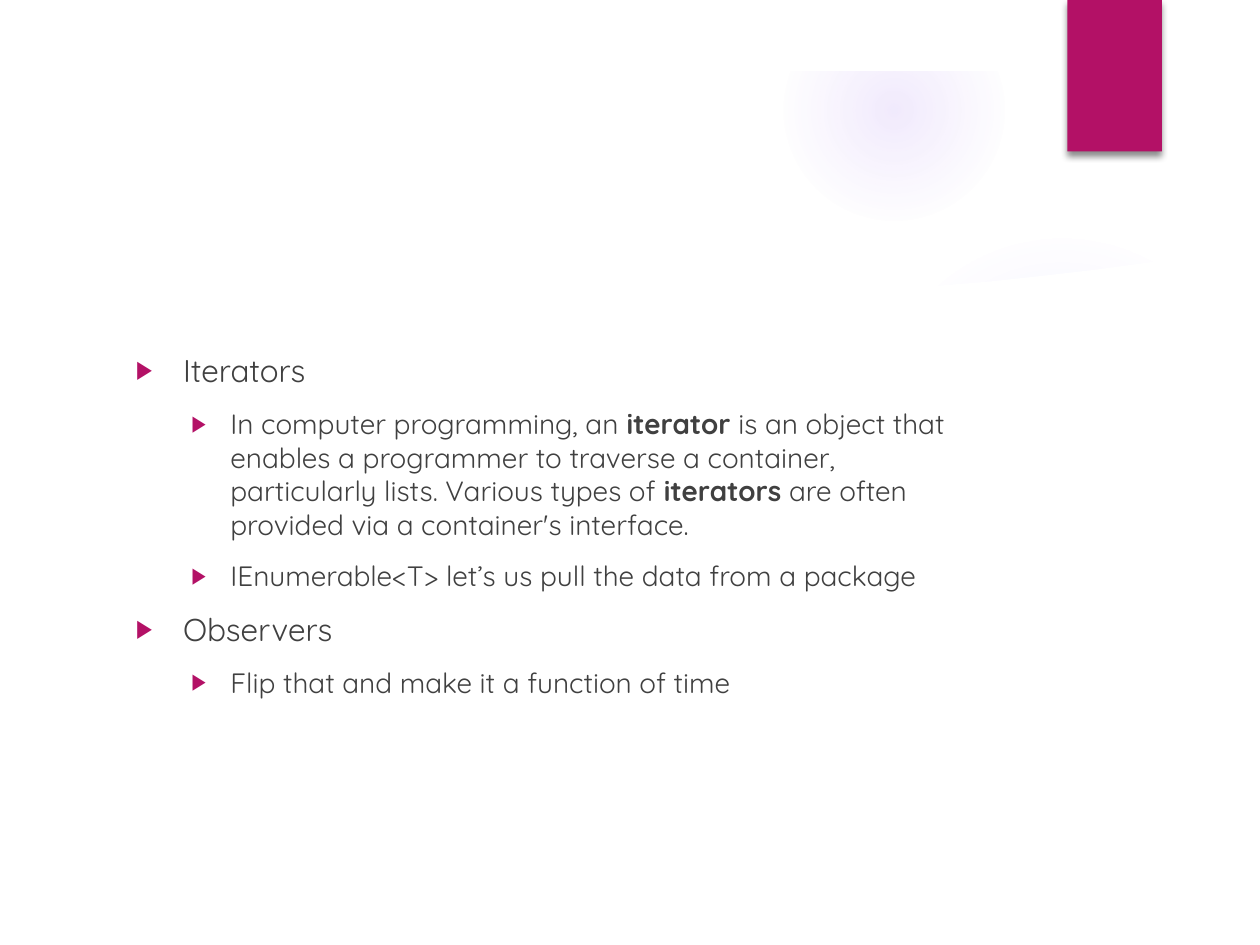
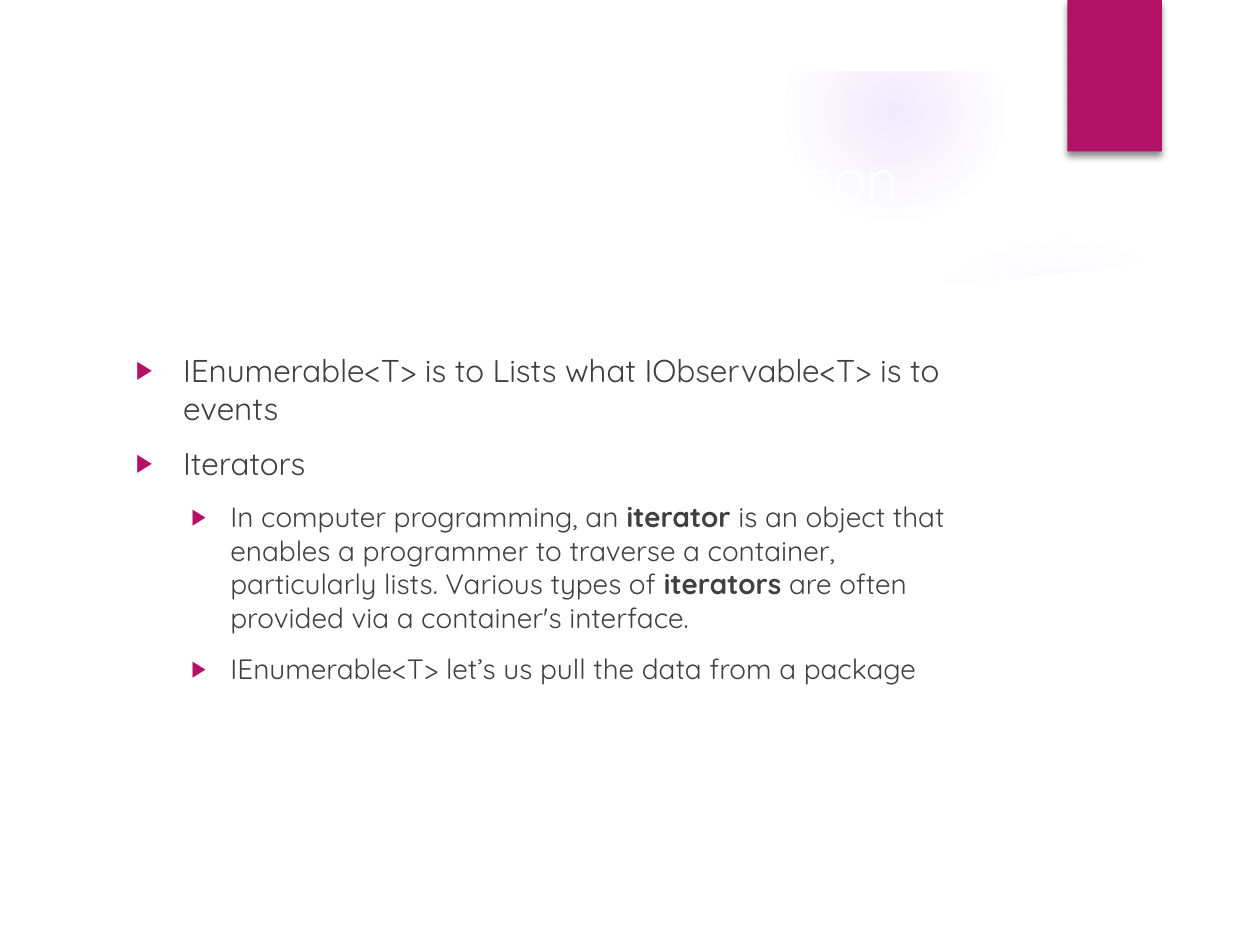
Before and after one commit to PureWeen/DevDays_20171116, a slide deck: slide 4 of DenverDevDays20171116.pptx (slide 3 before the commit). Drawn at 1260x945 pixels with LibreOffice and Linux fonts; fonts in the diff are those of the drawing; background and template pictures are left out. Boxes give left, top, right and bottom in pixels: in the first picture for what was removed or moved away, otherwise in the second. Text is boxed around its words. In the diff, an @@ line names an element or a change of style, - is before the commit and + after.

```diff
--- a/DenverDevDays20171116.pptx
+++ b/DenverDevDays20171116.pptx
@@ text at bbox=[183, 358, 939, 421]: paragraph added @@
+▶ IEnumerable<T> is to Lists what IObservable<T> is to events
@@ text at bbox=[183, 618, 731, 699]: paragraphs removed @@
-▶ Observers
-  ▶ Flip that and make it a function of time
```
Also in this commit, not shown: 2 other files.
